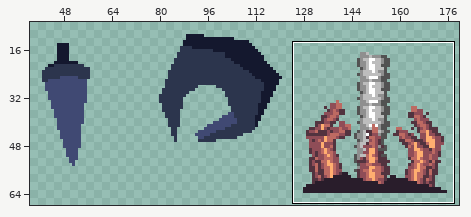
File history of a pixel-art file, Assets/Sprites/WIP - Asprite Proj Files/drafts.aseprite. The picture above shows the old version from afar; the outline marks the close-up.
Close-up. Before the commit:
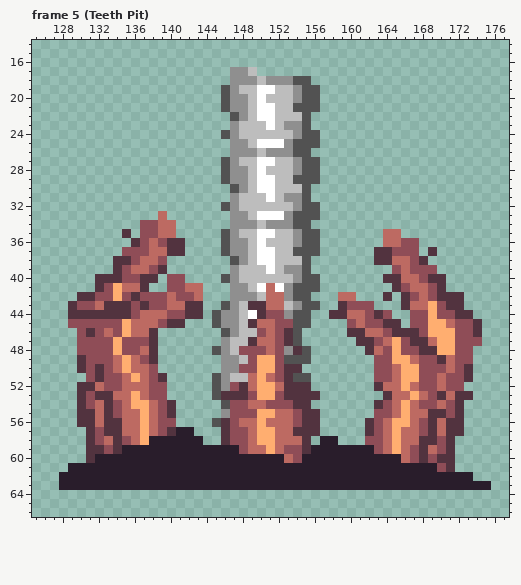
256x256 pixels, 67 frames. Colours within 5 levels of each other are drawn and written as one. Shown: frame 5 (Teeth Pit): x 125..177, y 14..66. The wide view leaves out empty margins. The commit also changed other frames or places, which this record leaves out.
The same view after the edit:
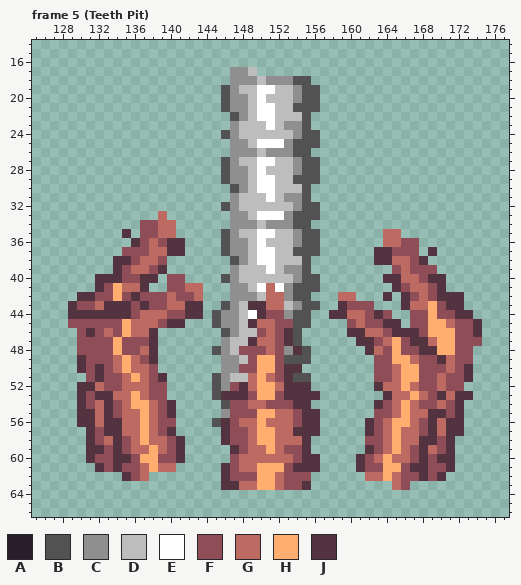
Palette (. is transparent): A #291d2b  B #525252  C #8f8f8f  D #bdbdbd  E #ffffff  F #8f4d57  G #bd6a62  H #ffae70  J #52333f
The edit:
layer "Layer 4" now hidden
Changed rows in their new state; - is an unchanged pixel.
Frame 5 (Teeth Pit):
first column x 128:
57 -------------..---------------------------------
58 ----------GGFJ..-------------..-----------------
59 -------FGGHGFJ.....J--------......J-------------
60 ----FFJJFHHFFJ.....FGGGGG--JJ....JFGHG----------
61 -...JFJFFGHGG.....JFGGHHHFJJJ....JFFHHFJJF------
62 .......JFG........JFFFHHGFFF......GGHGFFJFJ...--
63 ..................JJGGHHGFFJ.........GF.........
Pixel boxes of the changes (left, top, right, bottom) in both close-ups:
changed: (59, 427, 491, 490)
